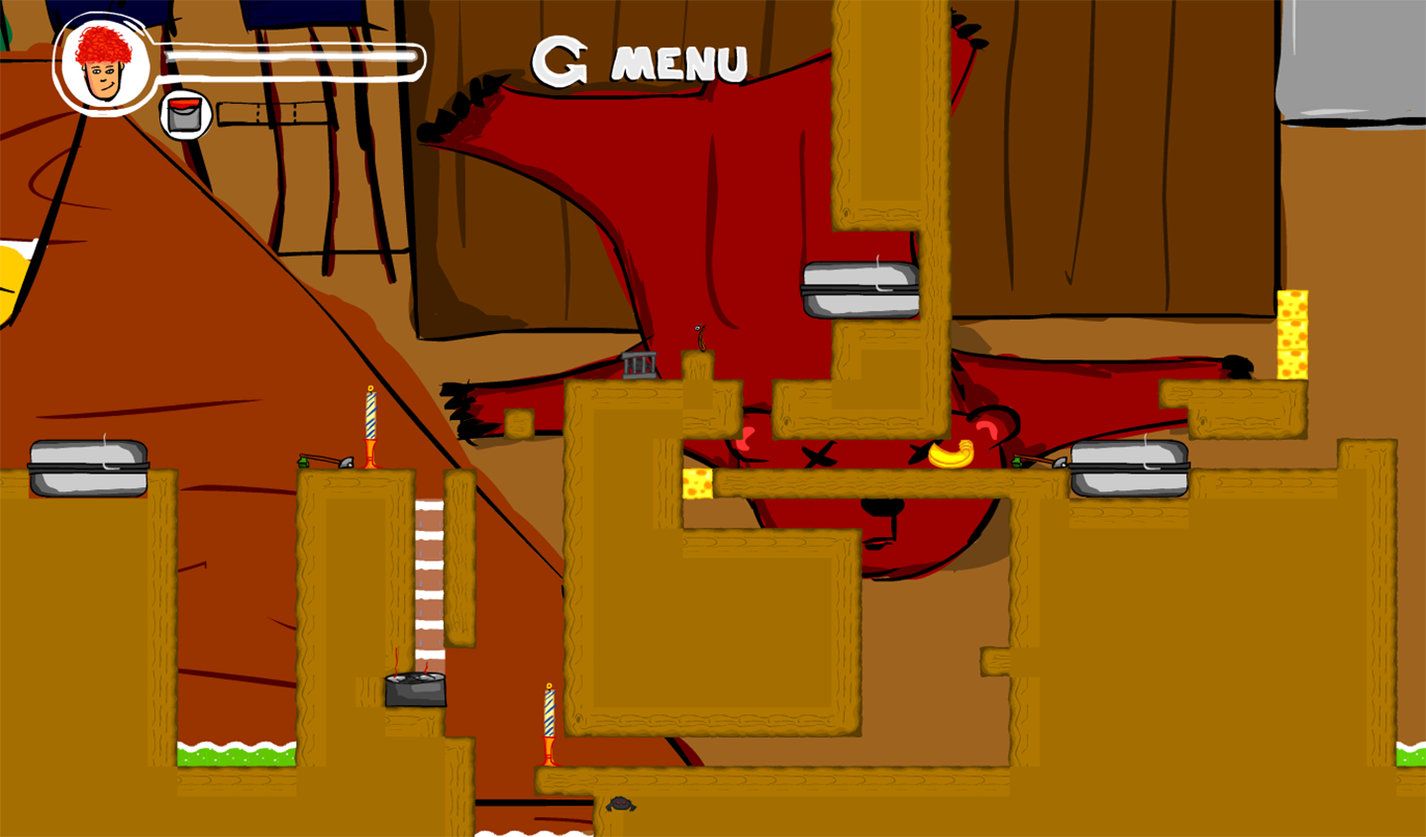
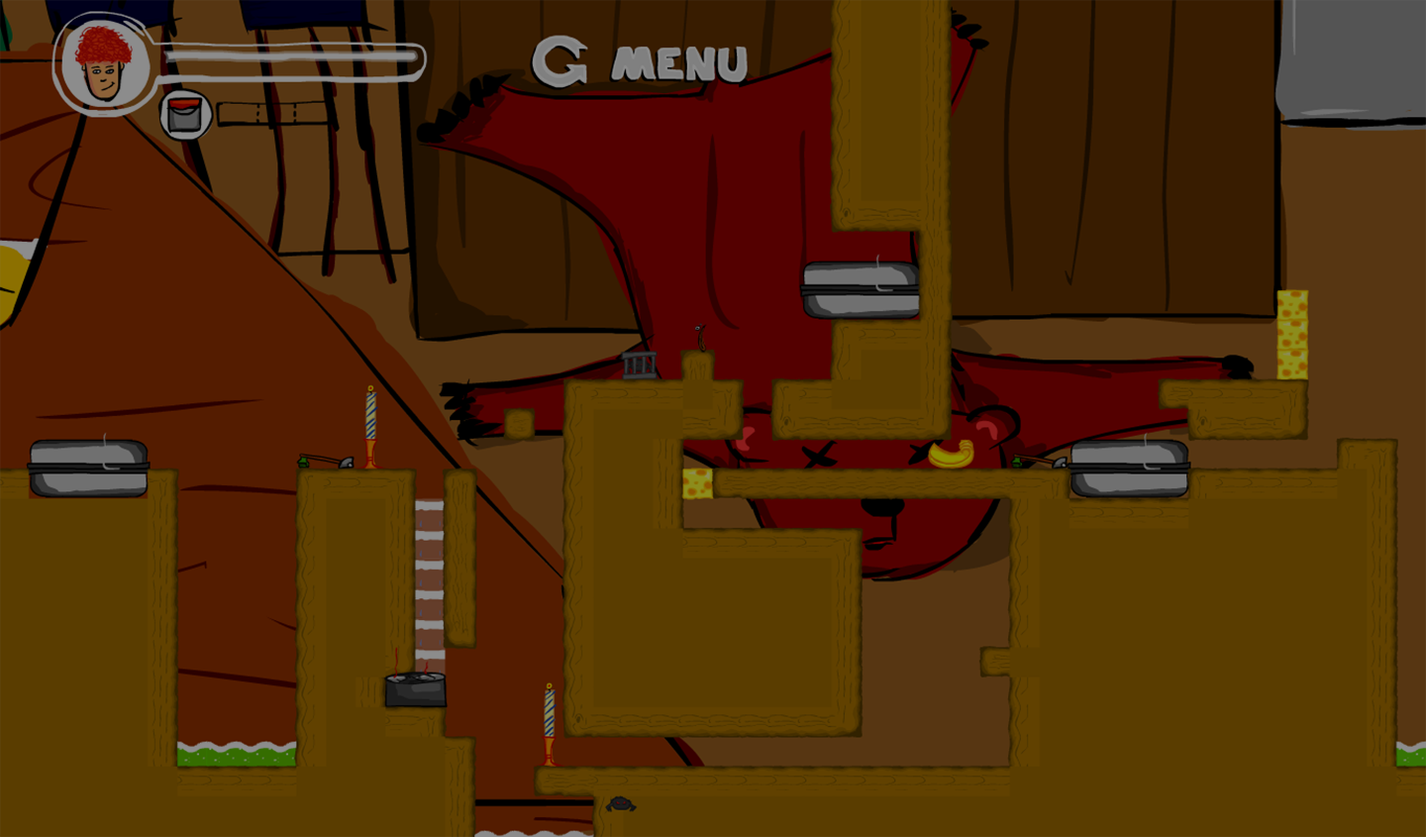
Layered file, before and after one edit (1426x837). Changes by layer:
added layer "Rectangle 1" (45%) above "Layer 0" over 0, 0, 1426, 837
